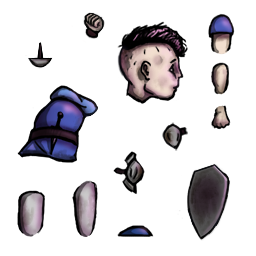
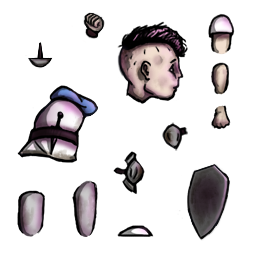
Layered file, before and after one edit (w=256, h=256). Changes by layer:
hid "shoes" over box(120, 225, 149, 235)
hid "Coat" over box(20, 15, 233, 161)
